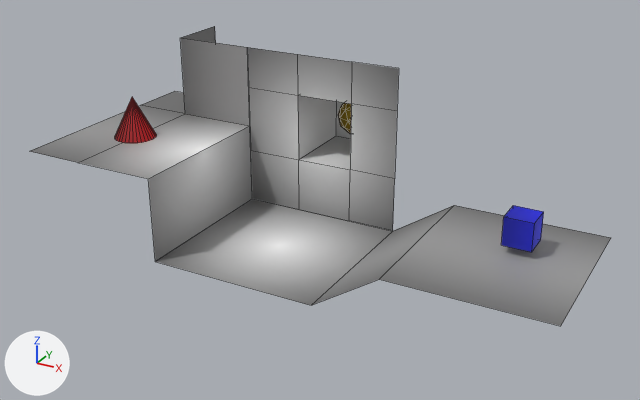
Two versions of the Blender file assets/world.blend, one commit apart.
Rendered twice from a 50 mm camera at (19.5, -31.4, 18.5) aimed at (1.4, 1.5, 2.0). Every picture has the same lights, and +X, +Y and +Z are marked at lower left. The picture after the commit comes second. Mesh edges are drawn as thin lines.
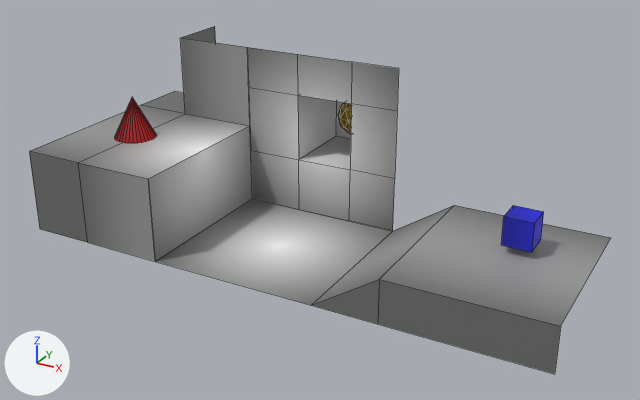
Commit message: more walls

Patch to the scene script:
```diff
--- a/assets/world.blend.py
+++ b/assets/world.blend.py
@@ me_plane @@
 # used by ob_plane; location = (0.0, 0.0, 0.0); scale = (3.99, 3.99, 3.99)
 # verts and faces of me_plane; kept vertices keep their numbers, new ones are numbered from 41
 # before: 1 (1.0, -1.0, 0.0) at pixel (311, 305), 21 (1.75, -1.0, 0.5) at pixel (379, 279), 39 (3.5, -1.0, 0.5) at pixel (560, 326)
 # before: 4 (-2.0, -1.0, 1.0) at pixel (77, 162), 12 (-1.0, -1.0, 1.0) at pixel (148, 178), 18 (-2.75, -1.0, 1.0) at pixel (29, 151)
-me_plane.from_pydata(...)  # 41 vertices, 22 faces; spans x -2.75..3.5, y -1.0..2.0, z 0.0..2.0
+me_plane.from_pydata(...)  # 46 vertices, 26 faces; spans x -2.75..3.5, y -1.0..2.0, z 0.0..2.0
+# me_plane part 1
+verts[44] = (1.75, -1.0, 0.0)  # pixel (377, 324)
+verts[45] = (3.5, -1.0, 0.0)  # pixel (554, 374)
+faces += [(21, 44, 45, 39), (1, 44, 21)]
+# me_plane part 2
+for new, old in zip([41, 42, 43], [4, 12, 18]): verts[new] = verts[old] + (0.0, 0.0, -1.0)
+faces += [(4, 18, 43, 41), (4, 41, 42, 12)]
 me_plane.materials.append(mat_main_001)
```

Location of each change, (x1, y1, x2, y2) in pixels of the pictures (640 x 400 px):
'Plane', reshaped (16% taller)
    before: (30, 26, 611, 326)
    after: (29, 26, 611, 374)
part 1 of me_plane, added
    after: (311, 279, 561, 374)
part 2 of me_plane, added
    after: (29, 151, 155, 261)
